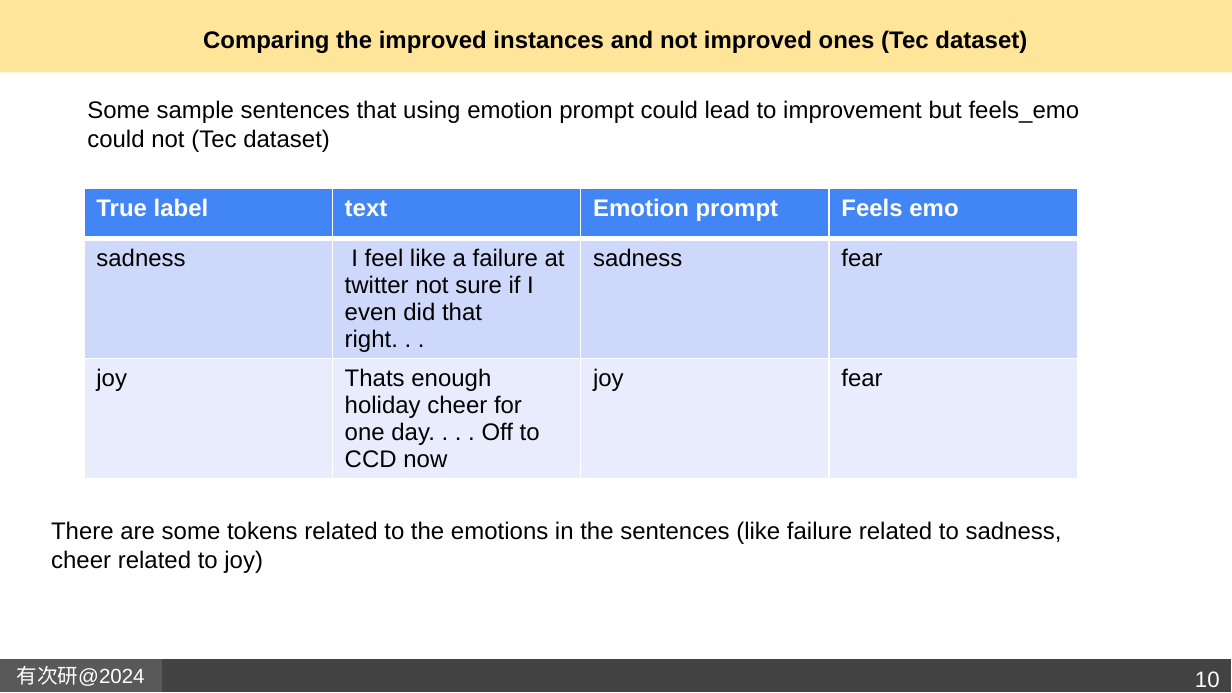
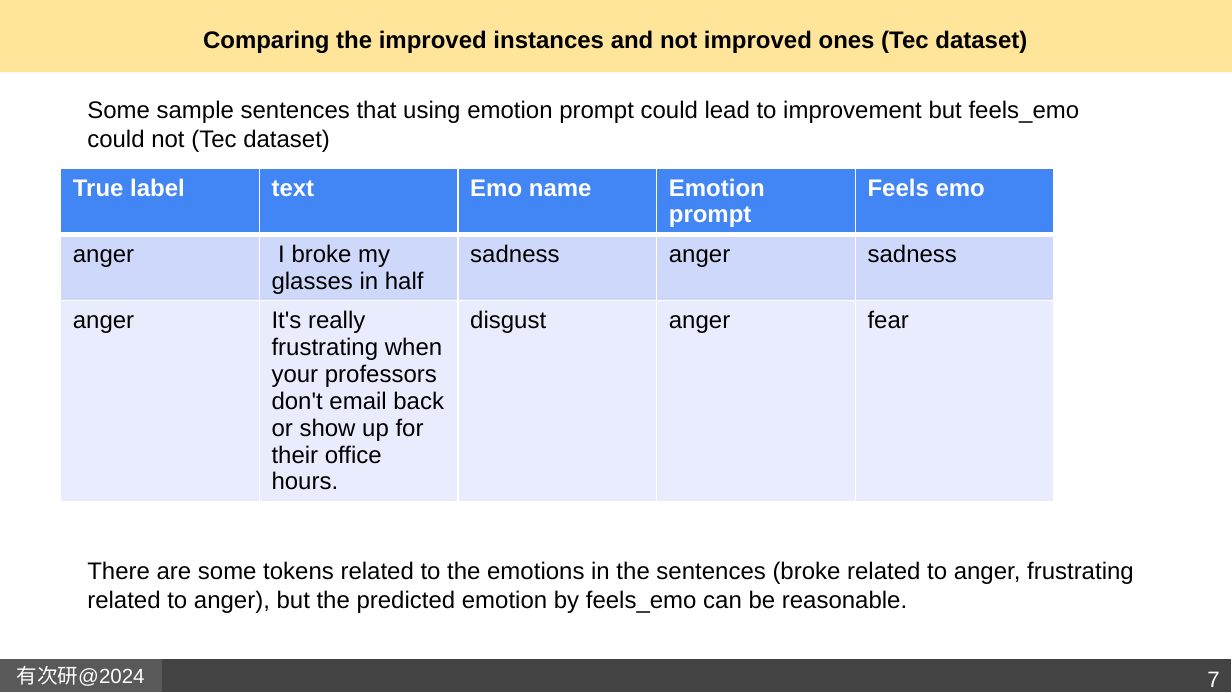
Before and after one commit to Gita1996/Emotion-classification-in-text, a slide deck: slide 7 of emotion classification_report_anaysis_synonyms.pptx (slide 10 before the commit). Drawn at 1232x693 pixels with LibreOffice and Linux fonts; fonts in the diff are those of the drawing; background and template pictures are left out. Boxes give left, top, right and bottom in pixels: in the first picture for what was removed or moved away, otherwise in the second. Text is boxed around its words. In the diff, an @@ line names an element or a change of style, - is before the commit and + after.

```diff
--- a/emotion classification_report_anaysis_synonyms.pptx
+++ b/emotion classification_report_anaysis_synonyms.pptx
@@ table at box(60, 168, 1052, 521) @@
-column 1: True label | sadness | joy
-column 2: text | I feel like a failure at twitter not sure if I even did that right. . . | Thats enough holiday cheer for one day. . . . Off to CCD now
-column 3: Emotion prompt | sadness | joy
-column 4: Feels emo | fear | fear
+column 1: True label | anger | anger
+column 2: text | I broke my glasses in half | It's really frustrating when your professors don't email back or show up for their office hours.
+column 3: Emo name | sadness | disgust
+column 4: Emotion prompt | anger | anger
+column 5: Feels emo | sadness | fear
@@ table: place and size @@
-table at box(84, 188, 1079, 472)
+table at box(60, 168, 1052, 521)
@@ text at box(87, 561, 1134, 613): text changed @@
-There are some tokens related to the emotions in the sentences (like failure related to sadness, cheer related to joy)
+There are some tokens related to the emotions in the sentences (broke related to anger, frustrating related to anger), but the predicted emotion by feels_emo can be reasonable.
@@ page number at box(1207, 671, 1219, 687): text changed @@
-10
+7
```
Also in this commit, not shown: 5 other slides changed, 2 slides added, 4 slides removed.
